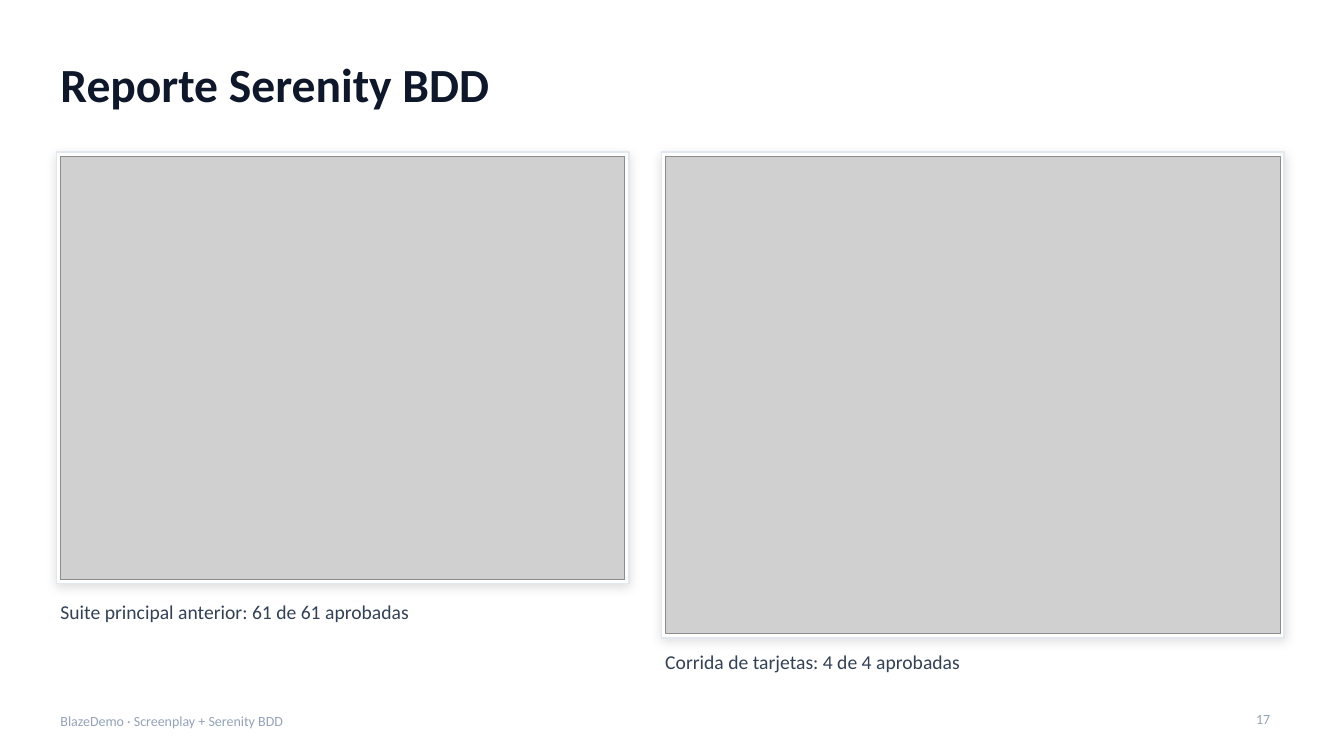
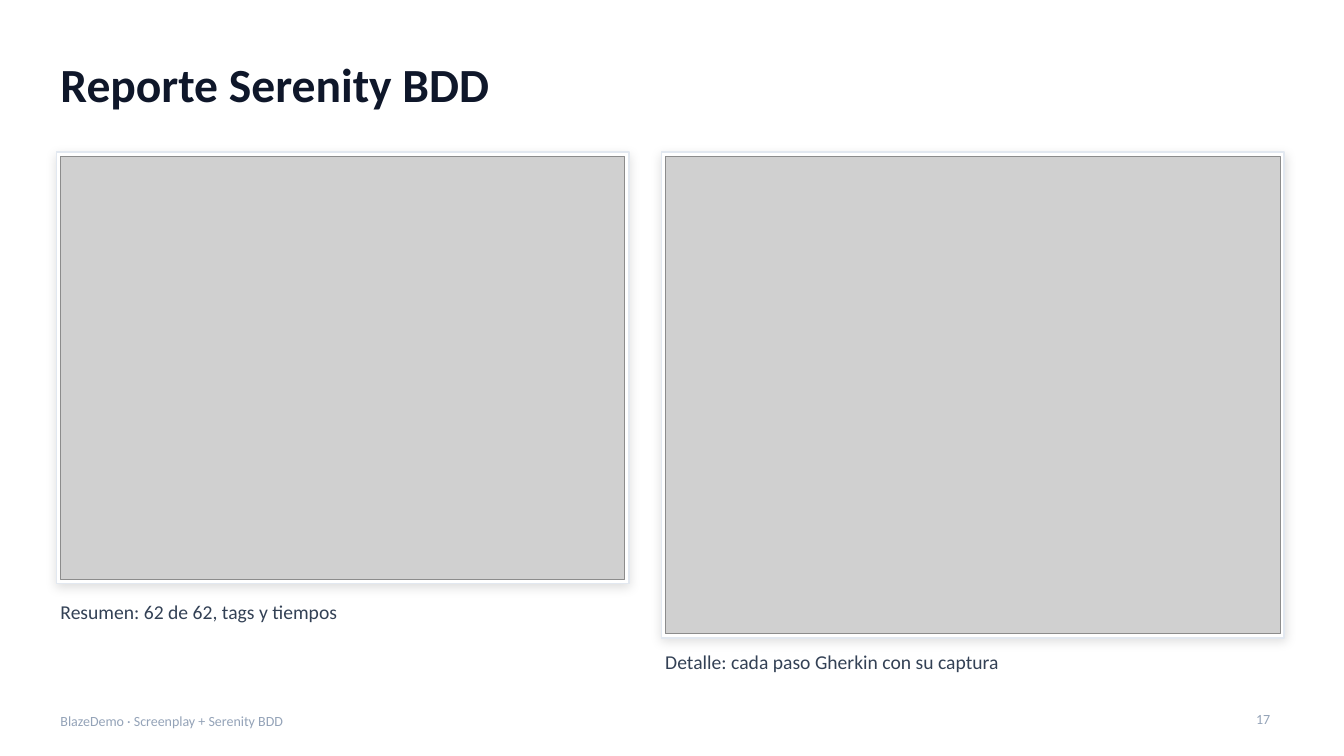
Before and after one commit to Santiagodutr/blazedemo-screenplay-serenity, a slide deck: slide 17 of presentacion/BlazeDemo_Screenplay_Sustentacion.pptx. Drawn at 1344x756 pixels with LibreOffice and Linux fonts; fonts in the diff are those of the drawing; grey boxes stand for pictures. Boxes give left, top, right and bottom in pixels: in the first picture for what was removed or moved away, otherwise in the second. Text is boxed around its words. In the diff, an @@ line names an element or a change of style, - is before the commit and + after.

Commit message:
Actualiza presentación y agrega guiones de exposición y demo
- Presentación con las cifras tras integrar la rama de tarjetas de prueba (62/62)
- Guion de exposición para dos personas
- Guion técnico del IDE, ejecución y demo en vivo
- README con las cifras actualizadas

```diff
--- a/presentacion/BlazeDemo_Screenplay_Sustentacion.pptx
+++ b/presentacion/BlazeDemo_Screenplay_Sustentacion.pptx
@@ text at (60,605,337,623): text changed @@
-Suite principal anterior: 61 de 61 aprobadas
+Resumen: 62 de 62, tags y tiempos
@@ text at (665,655,999,672): text changed @@
-Corrida de tarjetas: 4 de 4 aprobadas
+Detalle: cada paso Gherkin con su captura
```
Also in this commit, not shown: 9 other slides changed, 3 other files.
